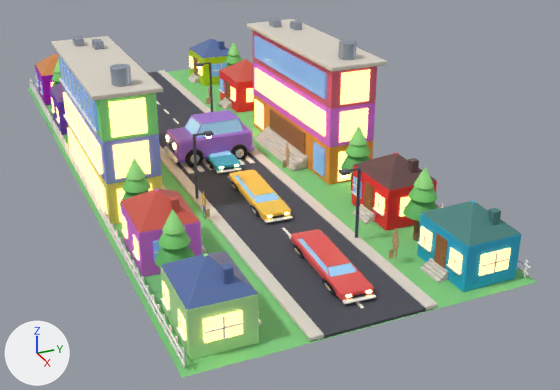
One commit to the FBX model Assets/_Game/Models/OyuncakKasaba.fbx: the scene before it, then after it.
Rendered twice from a 50 mm camera at (47.9, -16.3, 20.1) aimed at (4.4, 3.3, -1.6). Lighting does not change. The marker at lower left points along +X, +Y and +Z. The picture after the commit comes second. Where no turn or scale is listed for an object, it has been applied to the vertices. Vertices at exactly the same position are counted once.

In view in the first picture: 'Oyuncak_Kasaba_Model'.
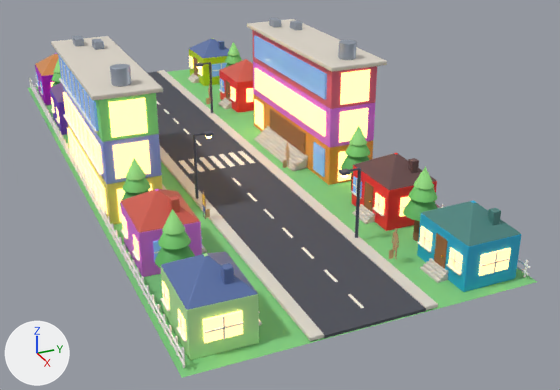
Changed parts and their boxes (x1, y1, x2, y2) in the pictures (560 x 390 px):
part 1 of me_oyuncak_kasaba_model_001, deleted
    before: (164, 110, 376, 304)

What changed in the scene script:
```text
Change me_oyuncak_kasaba_model_001:
    used by ob_oyuncak_kasaba_model
    remove me_oyuncak_kasaba_model_001.from_pydata(...)  # 36614 vertices, 70285 faces; spans x -22.6..22.6, y -9.3..9.3, z -0.4..8.9
    add me_oyuncak_kasaba_model_001.from_pydata(...)  # 18566 vertices, 34525 faces; spans x -22.6..22.6, y -9.3..9.3, z -0.4..8.9
    me_oyuncak_kasaba_model_001 part 1: 84 loose pieces with 18048 vertices, spanning x -3.6..21.0, y -3.0..2.9, z 0.0..3.0, are deleted
    remove me_oyuncak_kasaba_model_001.materials.append(mat_m_araba_boya_k0)  # cyan #4cb3c7
    remove me_oyuncak_kasaba_model_001.materials.append(mat_m_lastik)  # black #0d0d0f
    remove me_oyuncak_kasaba_model_001.materials.append(mat_m_jant)  # white #ebedf2
    remove me_oyuncak_kasaba_model_001.materials.append(mat_m_far_isik)  # beige #fff2bf, glowing beige #ffeba6
    remove me_oyuncak_kasaba_model_001.materials.append(mat_m_araba_cam)  # blue #9ed1f2
    remove me_oyuncak_kasaba_model_001.materials.append(mat_m_stop_isik)  # red #f21f1f, glowing red #ff1914
    remove me_oyuncak_kasaba_model_001.materials.append(mat_m_tampon)  # light grey #e0e0db
    remove me_oyuncak_kasaba_model_001.materials.append(mat_m_izgara)  # black #1f1f24
    remove me_oyuncak_kasaba_model_001.materials.append(mat_m_araba_boya_k1)  # yellow #facc4c
    remove me_oyuncak_kasaba_model_001.materials.append(mat_m_araba_boya_k2)  # red #e55959
    remove me_oyuncak_kasaba_model_001.materials.append(mat_m_araba_boya_k3)  # purple #9e73d9
```
